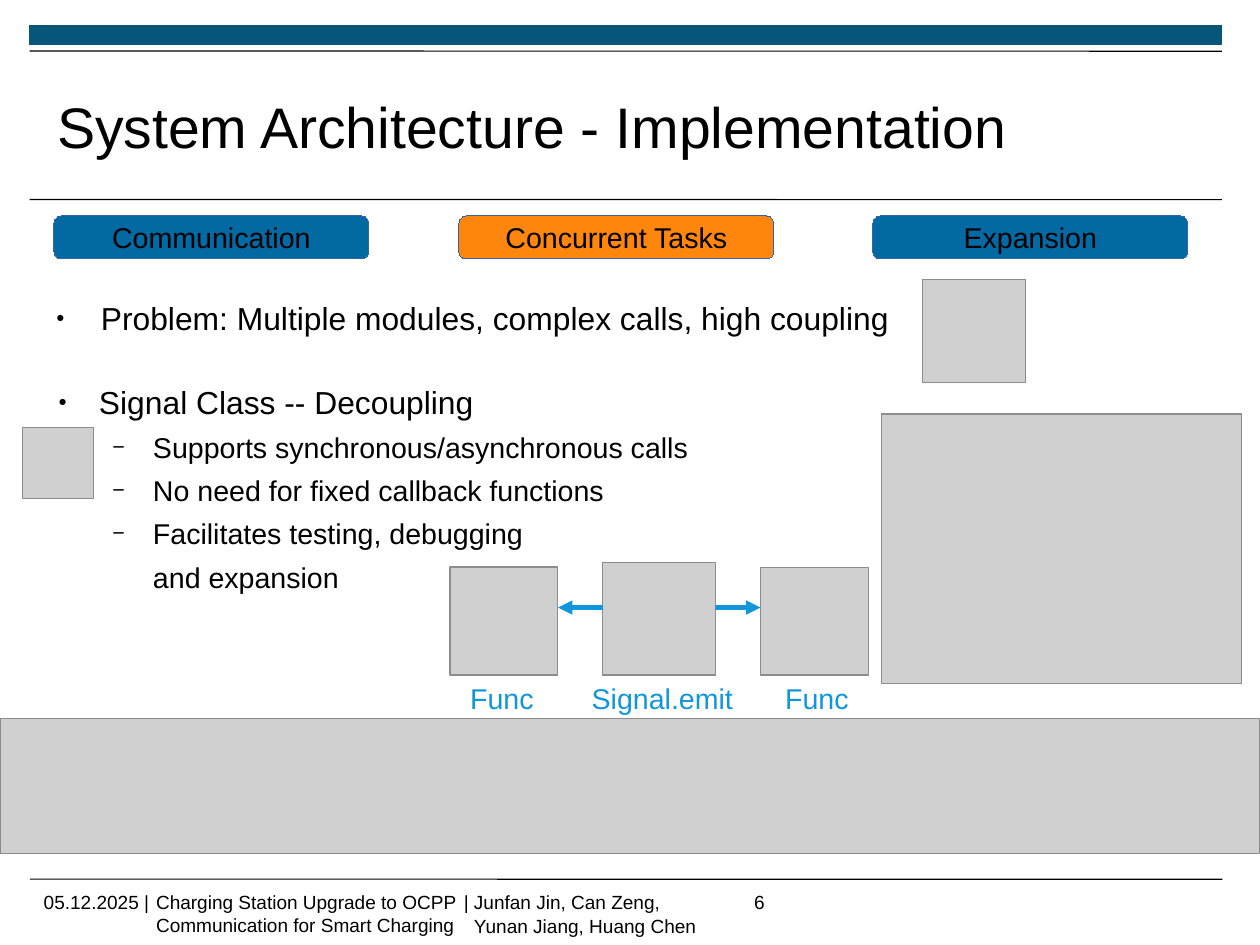
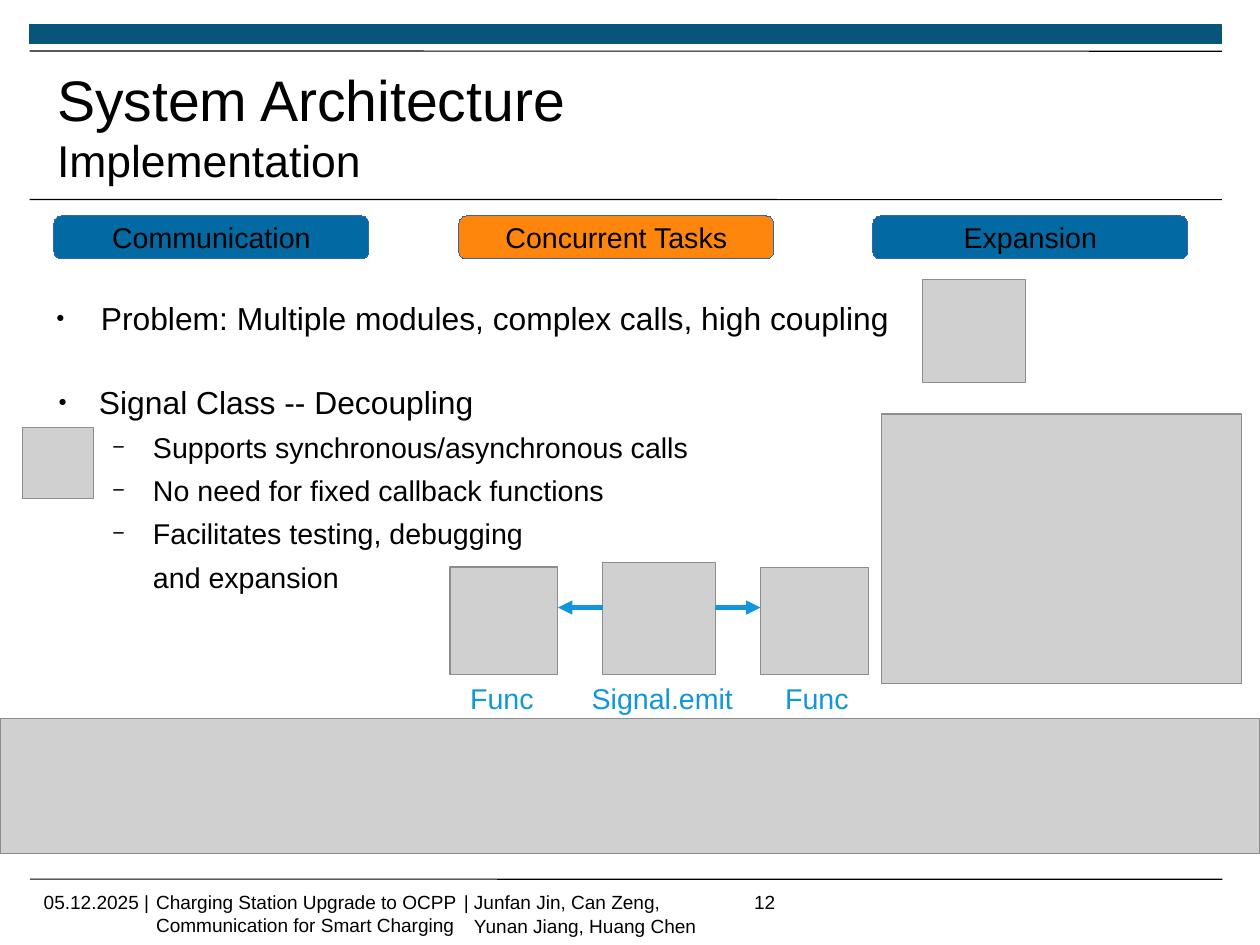
Before and after one commit to Jf-JIN/ADP_Ladesaeule_OCPP, a slide deck: slide 12 of ppt/Jin_Junfan.pptx (slide 6 before the commit). Drawn at 1260x945 pixels with LibreOffice and Linux fonts; fonts in the diff are those of the drawing; grey boxes stand for pictures; background and template pictures are left out. Boxes give left, top, right and bottom in pixels: in the first picture for what was removed or moved away, otherwise in the second. Text is boxed around its words. In the diff, an @@ line names an element or a change of style, - is before the commit and + after.

```diff
--- a/ppt/Jin_Junfan.pptx
+++ b/ppt/Jin_Junfan.pptx
@@ text at (x1=57, y1=79, x2=565, y2=186): text changed @@
-System Architecture - Implementation
+System Architecture
+Implementation
@@ page number at (x1=754, y1=895, x2=775, y2=909): text changed @@
-6
+12
```
Also in this commit, not shown: 8 other slides changed, 3 slides added.
